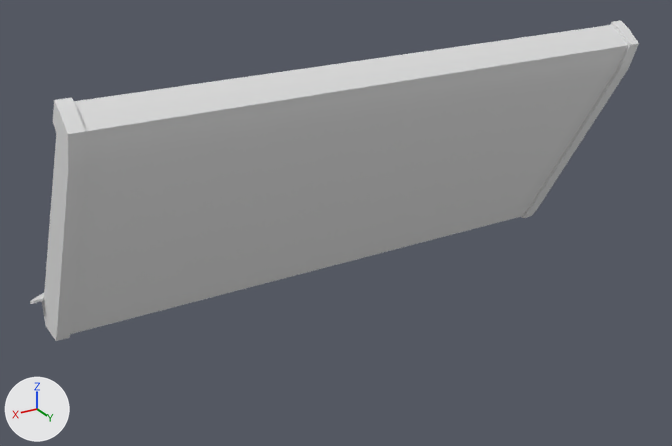
Renders of the Blender file Graph/Background/ArcadeMachines.blend from each side of a commit.
One viewpoint serves both versions: a camera (50 mm lens) standing at (9.39, 16.38, 9.13) and looking at (0.42, 1.43, 1.65). The lights are fixed; the arrows at lower left show +X, +Y and +Z. The same objects are shown in both versions, whatever each file hides.

Objects in the first picture: 'BG_ArcadeMachine_03'.
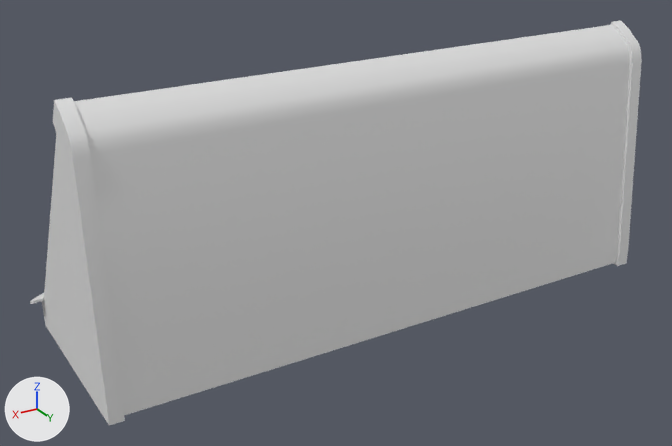
Diff of the bpy script that builds the scene:
```diff
--- a/Graph/Background/ArcadeMachines.blend.py
+++ b/Graph/Background/ArcadeMachines.blend.py
@@ me_cube_004 @@
 # used by ob_bg_arcademachine_03; location = (0.0, 0.0, 0.0)
-me_cube_004.from_pydata(...)  # 2211 vertices, 2160 faces; spans x -6.21..6.21, y -1.09..3.02, z -0.01..5.28
+me_cube_004.from_pydata(...)  # 2211 vertices, 2160 faces; spans x -6.21..6.21, y -1.09..3.47, z -0.01..5.28
+# me_cube_004 part 1: 55 of 2211 vertices moved; they spanned x -6.0..6.0, y 0.28..2.88, z 0.01..4.49 and now span x -6.0..6.0, y 3.05..3.47, z 0.0..4.73; mean shift (0.0, 1.93, 0.1); largest move (6.0, 0.32, 0.01) -> (6.0, 3.47, 0.0)
 me_cube_004.materials.append(mat_m_arcademachine_01)
```

Pixel boxes [x1, y1, x2, y2] of what changed, in the pictures (672 x 446 px; the box of a moved part takes in the faces that stretch with it):
'BG_ArcadeMachine_03', reshaped (26% taller)
    before: [30, 21, 639, 341]
    after: [30, 21, 642, 426]
part 1 of me_cube_004, moved or reshaped
    before: [53, 44, 639, 341]
    after: [53, 44, 642, 426]
